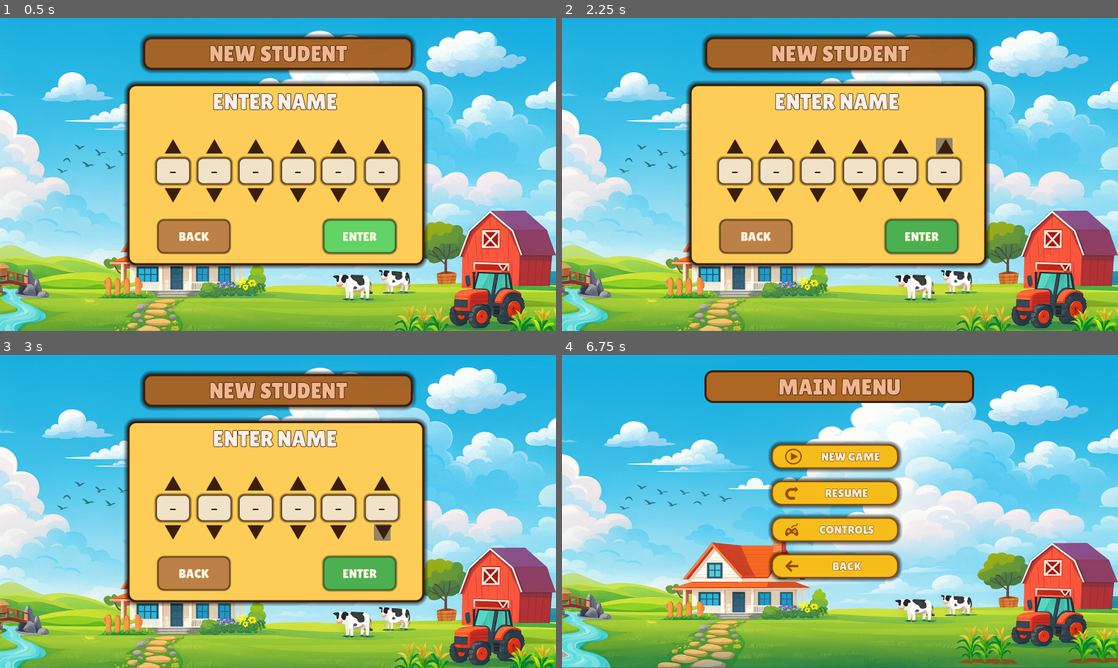
Above: before the commit, frames 1-4 (two rows, left to right).
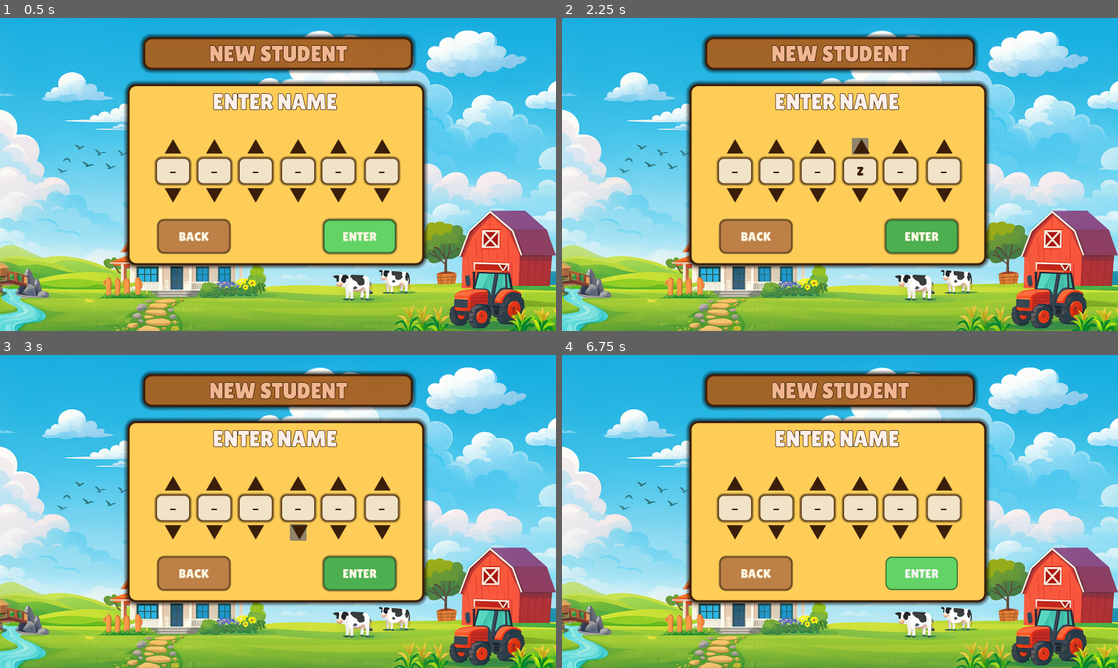
Above: after the commit, the same moments.

Repository: HumaidEbrahim/Arcademia
Game: Godot game, scene res://ui/menu/Login/new_student.tscn
Same seed, same stepped clock (60 frames per second), same inputs: the game is played once before the commit and once after it. This scene is started directly instead of the project's main scene.
Inputs (mouse positions are in pixels of both pictures, inside the frame that each line leads up to; where the layout moved, square brackets give the same spot in the first picture):
- Up to frame 1 (0.5 s): no input
- Up to frame 2 (2.25 s): click (817, 146) at 0.52 s; click (817, 196) at 1.27 s; click (862, 146) [945, 146] at 2 s
- Up to frame 3 (3 s): click (300, 533) [383, 533] at 2.75 s
- Up to frame 4 (6.75 s): click (901, 483) at 3.52 s; click (901, 533) at 4.27 s; click (945, 483) at 5.02 s; click (945, 533) at 5.77 s; click "ENTER" at 6.5 s

Frame 1 is identical in both runs. In frame 2, 0.3% of the frame differs, in the area x 52-71%, y 38-51%; in frame 3, 0.2%; in frame 4, 65%, in the area x 0-100%, y 3-100%.

Commit message:
Added the ability to cycle through characters in the player name section

Diff:
--- a/project.godot
+++ b/project.godot
@@ -12,7 +12,7 @@
 
 config/name="Arcademia (The good team)"
 run/main_scene="uid://v8jrmklnvuvr"
-config/features=PackedStringArray("4.4", "GL Compatibility")
+config/features=PackedStringArray("4.5", "GL Compatibility")
 config/icon="res://icon.svg"
 
 [autoload]
--- a/ui/menu/Login/new_student.gd
+++ b/ui/menu/Login/new_student.gd
@@ -7,13 +7,99 @@
 @onready var btn_back  : BaseButton = $Card/BtnBack
 @onready var btn_enter : BaseButton = $Card/BtnEnter
 
+# Player name selection
+@onready var label_one: Label = $Input/ScrollOne/LabelOne
+@onready var btn_up_one: Button = $Input/ScrollOne/ScrollUpOne
+@onready var btn_down_one: Button = $Input/ScrollOne/ScrollDownOne
+
+@onready var label_two: Label = $Input/ScrollTwo/LabelTwo
+@onready var btn_up_two: Button = $Input/ScrollTwo/ScrollUpTwo
+@onready var btn_down_two: Button = $Input/ScrollTwo/ScrollDownTwo
+
+@onready var label_three: Label = $Input/ScrollThree/LabelThree
+@onready var btn_up_three: Button = $Input/ScrollThree/ScrollUpThree
+@onready var btn_down_three: Button = $Input/ScrollThree/ScrollDownThree
+
+@onready var label_four: Label = $Input/ScrollFour/LabelFour
+@onready var btn_up_four: Button = $Input/ScrollFour/ScrollUpFour
+@onready var btn_down_four: Button = $Input/ScrollFour/ScrollDownFour
+
+@onready var label_five: Label = $Input/ScrollFive/LabelFive
+@onready var btn_up_five: Button = $Input/ScrollFive/ScrollUpFive
+@onready var btn_down_five: Button = $Input/ScrollFive/ScrollDownFive
+
+@onready var label_six: Label = $Input/ScrollSix/LabelSix
+@onready var btn_up_six: Button = $Input/ScrollSix/ScrollUpSix
+@onready var btn_down_six: Button = $Input/ScrollSix/ScrollDownSix
+
+
 func _ready() -> void:
 	btn_back.pressed.connect(_on_back_pressed)
 	btn_enter.pressed.connect(_on_enter_pressed)
 	btn_enter.grab_focus()  # optional: start focused for Enter/joystick A
 
+	btn_up_one.pressed.connect(func(): _cycle_char_up(label_one))
+	btn_down_one.pressed.connect(func(): _cycle_char_down(label_one))
+
+	btn_up_two.pressed.connect(func(): _cycle_char_up(label_two))
+	btn_down_two.pressed.connect(func(): _cycle_char_down(label_two))
+
+	btn_up_three.pressed.connect(func(): _cycle_char_up(label_three))
+	btn_down_three.pressed.connect(func(): _cycle_char_down(label_three))
+
+	btn_up_four.pressed.connect(func(): _cycle_char_up(label_four))
+	btn_down_four.pressed.connect(func(): _cycle_char_down(label_four))
+
+	btn_up_five.pressed.connect(func(): _cycle_char_up(label_five))
+	btn_down_five.pressed.connect(func(): _cycle_char_down(label_five))
+
+	btn_up_six.pressed.connect(func(): _cycle_char_up(label_six))
+	btn_down_six.pressed.connect(func(): _cycle_char_down(label_six))
+
 func _on_back_pressed() -> void:
 	get_tree().change_scene_to_file(STUDENT_SELECTION_PATH)
 
 func _on_enter_pressed() -> void:
+	var nameLabels = [label_one, label_two, label_three, label_four, label_five, label_six]
+	var charCount = 0
+	var newPlayerName = ""
+
+	for label in nameLabels:
+		if label.text != '-':
+			charCount += 1
+			newPlayerName += label.text
+
+	if charCount < 3:
+		#TODO Ask the user to select at least 3 characters.
+		return
+	else:
+		#TODO Write new player name to text file.
+		return
+
 	get_tree().change_scene_to_file(MAIN_MENU_PATH)
+
+# Player name selection
+var alphabet = ['-', 'A','B','C','D','E','F','G','H','I','J','K','L','M','N','O','P','Q','R','S','T','U','V','W','X','Y','Z']
+
+func _cycle_char_up(characterLabel: Label) -> void:
+	var currentChar = characterLabel.text
+	var currentPos = alphabet.find(currentChar)
+	var nextPos = 0
+
+	if currentPos == 0:
+		nextPos = alphabet.size() - 1
+	else:
+		nextPos = currentPos - 1
+
+	characterLabel.text = alphabet[nextPos]
+
+func _cycle_char_down(characterLabel: Label) -> void:
+	var currentChar = characterLabel.text
+	var currentPos = alphabet.find(currentChar)
+	var nextPos = 0
+
+	if currentPos == 26:
+		nextPos = 0
+	else:
+		nextPos = currentPos + 1
+	characterLabel.text = alphabet[nextPos]
--- a/ui/menu/Login/new_student.tscn
+++ b/ui/menu/Login/new_student.tscn
@@ -18,30 +18,6 @@
 corner_radius_bottom_right = 24
 corner_radius_bottom_left = 24
 shadow_size = 12
-
-[sub_resource type="StyleBoxFlat" id="StyleBoxFlat_pfkon"]
-bg_color = Color(0.807033, 0.567642, 0.349084, 1)
-border_width_left = 3
-border_width_top = 3
-border_width_right = 3
-border_width_bottom = 3
-border_color = Color(0.431373, 0.27451, 0.137255, 1)
-corner_radius_top_left = 18
-corner_radius_top_right = 18
-corner_radius_bottom_right = 18
-corner_radius_bottom_left = 18
-
-[sub_resource type="StyleBoxFlat" id="StyleBoxFlat_dekd3"]
-bg_color = Color(1, 0.968627, 0.890196, 1)
-border_width_left = 3
-border_width_top = 3
-border_width_right = 3
-border_width_bottom = 3
-border_color = Color(0.431373, 0.27451, 0.137255, 1)
-corner_radius_top_left = 18
-corner_radius_top_right = 18
-corner_radius_bottom_right = 18
-corner_radius_bottom_left = 18
 
 [sub_resource type="StyleBoxFlat" id="StyleBoxFlat_q3doq"]
 bg_color = Color(0.740949, 0.501192, 0.278082, 1)
@@ -57,25 +33,25 @@
 shadow_color = Color(0, 0, 0, 0.643137)
 shadow_size = 4
 
-[sub_resource type="StyleBoxFlat" id="StyleBoxFlat_ul3ko"]
-bg_color = Color(0.383203, 0.825988, 0.396028, 1)
+[sub_resource type="StyleBoxFlat" id="StyleBoxFlat_dekd3"]
+bg_color = Color(1, 0.968627, 0.890196, 1)
 border_width_left = 3
 border_width_top = 3
 border_width_right = 3
 border_width_bottom = 3
-border_color = Color(0.180392, 0.435294, 0.207843, 1)
+border_color = Color(0.431373, 0.27451, 0.137255, 1)
 corner_radius_top_left = 18
 corner_radius_top_right = 18
 corner_radius_bottom_right = 18
 corner_radius_bottom_left = 18
 
-[sub_resource type="StyleBoxFlat" id="StyleBoxFlat_a44yi"]
-bg_color = Color(0.227451, 0.580392, 0.25098, 1)
+[sub_resource type="StyleBoxFlat" id="StyleBoxFlat_pfkon"]
+bg_color = Color(0.807033, 0.567642, 0.349084, 1)
 border_width_left = 3
 border_width_top = 3
 border_width_right = 3
 border_width_bottom = 3
-border_color = Color(0.180392, 0.435294, 0.207843, 1)
+border_color = Color(0.431373, 0.27451, 0.137255, 1)
 corner_radius_top_left = 18
 corner_radius_top_right = 18
 corner_radius_bottom_right = 18
@@ -94,6 +70,30 @@
 corner_radius_bottom_left = 18
 shadow_size = 6
 
+[sub_resource type="StyleBoxFlat" id="StyleBoxFlat_a44yi"]
+bg_color = Color(0.227451, 0.580392, 0.25098, 1)
+border_width_left = 3
+border_width_top = 3
+border_width_right = 3
+border_width_bottom = 3
+border_color = Color(0.180392, 0.435294, 0.207843, 1)
+corner_radius_top_left = 18
+corner_radius_top_right = 18
+corner_radius_bottom_right = 18
+corner_radius_bottom_left = 18
+
+[sub_resource type="StyleBoxFlat" id="StyleBoxFlat_ul3ko"]
+bg_color = Color(0.383203, 0.825988, 0.396028, 1)
+border_width_left = 3
+border_width_top = 3
+border_width_right = 3
+border_width_bottom = 3
+border_color = Color(0.180392, 0.435294, 0.207843, 1)
+corner_radius_top_left = 18
+corner_radius_top_right = 18
+corner_radius_bottom_right = 18
+corner_radius_bottom_left = 18
+
 [sub_resource type="StyleBoxFlat" id="StyleBoxFlat_j4dr5"]
 bg_color = Color(0.682353, 0.4, 0.145098, 0.933333)
 border_width_left = 6
@@ -110,19 +110,19 @@
 [sub_resource type="StyleBoxFlat" id="StyleBoxFlat_gyf88"]
 bg_color = Color(0.6, 0.6, 0.6, 0)
 
+[sub_resource type="StyleBoxFlat" id="StyleBoxFlat_mw074"]
+bg_color = Color(0.6, 0.6, 0.6, 0)
+
+[sub_resource type="StyleBoxFlat" id="StyleBoxFlat_lv8re"]
+bg_color = Color(0.6, 0.6, 0.6, 0)
+
+[sub_resource type="StyleBoxFlat" id="StyleBoxFlat_3sfew"]
+bg_color = Color(0.6, 0.6, 0.6, 0)
+
 [sub_resource type="StyleBoxFlat" id="StyleBoxFlat_adqlv"]
 bg_color = Color(0.6, 0.6, 0.6, 0.454902)
 shadow_color = Color(0, 0, 0, 0)
 shadow_size = 3
-
-[sub_resource type="StyleBoxFlat" id="StyleBoxFlat_3sfew"]
-bg_color = Color(0.6, 0.6, 0.6, 0)
-
-[sub_resource type="StyleBoxFlat" id="StyleBoxFlat_lv8re"]
-bg_color = Color(0.6, 0.6, 0.6, 0)
-
-[sub_resource type="StyleBoxFlat" id="StyleBoxFlat_mw074"]
-bg_color = Color(0.6, 0.6, 0.6, 0)
 
 [sub_resource type="StyleBoxFlat" id="StyleBoxFlat_bxtja"]
 bg_color = Color(0.945098, 0.890196, 0.784314, 1)
@@ -205,10 +205,10 @@
 theme_override_colors/font_pressed_color = Color(0.290196, 0.227451, 0.164706, 1)
 theme_override_fonts/font = ExtResource("2_ydma7")
 theme_override_font_sizes/font_size = 36
+theme_override_styles/normal = SubResource("StyleBoxFlat_q3doq")
+theme_override_styles/pressed = SubResource("StyleBoxFlat_dekd3")
+theme_override_styles/hover = SubResource("StyleBoxFlat_pfkon")
 theme_override_styles/focus = SubResource("StyleBoxFlat_pfkon")
-theme_override_styles/hover = SubResource("StyleBoxFlat_pfkon")
-theme_override_styles/pressed = SubResource("StyleBoxFlat_dekd3")
-theme_override_styles/normal = SubResource("StyleBoxFlat_q3doq")
 text = "BACK"
 
 [node name="BtnEnter" type="Button" parent="Card"]
@@ -229,10 +229,10 @@
 theme_override_colors/font_pressed_color = Color(0.290196, 0.227451, 0.164706, 1)
 theme_override_fonts/font = ExtResource("2_ydma7")
 theme_override_font_sizes/font_size = 36
+theme_override_styles/normal = SubResource("StyleBoxFlat_hgobl")
+theme_override_styles/pressed = SubResource("StyleBoxFlat_a44yi")
+theme_override_styles/hover = SubResource("StyleBoxFlat_ul3ko")
 theme_override_styles/focus = SubResource("StyleBoxFlat_ul3ko")
-theme_override_styles/hover = SubResource("StyleBoxFlat_ul3ko")
-theme_override_styles/pressed = SubResource("StyleBoxFlat_a44yi")
-theme_override_styles/normal = SubResource("StyleBoxFlat_hgobl")
 text = "ENTER"
 
 [node name="HearderPanel" type="Panel" parent="."]
@@ -307,10 +307,10 @@
 offset_right = 24.0
 offset_bottom = 43.0
 grow_horizontal = 2
-theme_override_styles/focus = SubResource("StyleBoxFlat_adqlv")
+theme_override_styles/normal = SubResource("StyleBoxFlat_mw074")
+theme_override_styles/pressed = SubResource("StyleBoxFlat_lv8re")
 theme_override_styles/hover = SubResource("StyleBoxFlat_3sfew")
-theme_override_styles/pressed = SubResource("StyleBoxFlat_lv8re")
-theme_override_styles/normal = SubResource("StyleBoxFlat_mw074")
+theme_override_styles/focus = SubResource("StyleBoxFlat_adqlv")
 icon = ExtResource("3_jvv66")
 
 [node name="ScrollDownOne" type="Button" parent="Input/ScrollOne"]
@@ -326,9 +326,9 @@
 offset_bottom = 5.0
 grow_horizontal = 2
 grow_vertical = 0
-theme_override_styles/focus = SubResource("StyleBoxFlat_adqlv")
-theme_override_styles/pressed = SubResource("StyleBoxFlat_adqlv")
-theme_override_styles/normal = SubResource("StyleBoxFlat_mw074")
+theme_override_styles/normal = SubResource("StyleBoxFlat_mw074")
+theme_override_styles/pressed = SubResource("StyleBoxFlat_adqlv")
+theme_override_styles/focus = SubResource("StyleBoxFlat_adqlv")
 icon = ExtResource("4_i84gg")
 
 [node name="LabelOne" type="Label" parent="Input/ScrollOne"]
@@ -374,9 +374,9 @@
 offset_right = 16.0
 offset_bottom = 34.0
 grow_horizontal = 2
-theme_override_styles/focus = SubResource("StyleBoxFlat_adqlv")
-theme_override_styles/pressed = SubResource("StyleBoxFlat_adqlv")
-theme_override_styles/normal = SubResource("StyleBoxFlat_mw074")
+theme_override_styles/normal = SubResource("StyleBoxFlat_mw074")
+theme_override_styles/pressed = SubResource("StyleBoxFlat_adqlv")
+theme_override_styles/focus = SubResource("StyleBoxFlat_adqlv")
 icon = ExtResource("3_jvv66")
 
 [node name="ScrollDownTwo" type="Button" parent="Input/ScrollTwo"]
@@ -392,9 +392,9 @@
 offset_bottom = 5.0
 grow_horizontal = 2
 grow_vertical = 0
-theme_override_styles/focus = SubResource("StyleBoxFlat_adqlv")
-theme_override_styles/pressed = SubResource("StyleBoxFlat_adqlv")
-theme_override_styles/normal = SubResource("StyleBoxFlat_mw074")
+theme_override_styles/normal = SubResource("StyleBoxFlat_mw074")
+theme_override_styles/pressed = SubResource("StyleBoxFlat_adqlv")
+theme_override_styles/focus = SubResource("StyleBoxFlat_adqlv")
 icon = ExtResource("4_i84gg")
 
 [node name="LabelTwo" type="Label" parent="Input/ScrollTwo"]
@@ -440,9 +440,9 @@
 offset_right = 16.0
 offset_bottom = 34.0
 grow_horizontal = 2
-theme_override_styles/focus = SubResource("StyleBoxFlat_adqlv")
-theme_override_styles/pressed = SubResource("StyleBoxFlat_adqlv")
-theme_override_styles/normal = SubResource("StyleBoxFlat_mw074")
+theme_override_styles/normal = SubResource("StyleBoxFlat_mw074")
+theme_override_styles/pressed = SubResource("StyleBoxFlat_adqlv")
+theme_override_styles/focus = SubResource("StyleBoxFlat_adqlv")
 icon = ExtResource("3_jvv66")
 
 [node name="ScrollDownThree" type="Button" parent="Input/ScrollThree"]
@@ -458,9 +458,9 @@
 offset_bottom = 5.0
 grow_horizontal = 2
 grow_vertical = 0
-theme_override_styles/focus = SubResource("StyleBoxFlat_adqlv")
-theme_override_styles/pressed = SubResource("StyleBoxFlat_adqlv")
-theme_override_styles/normal = SubResource("StyleBoxFlat_mw074")
+theme_override_styles/normal = SubResource("StyleBoxFlat_mw074")
+theme_override_styles/pressed = SubResource("StyleBoxFlat_adqlv")
+theme_override_styles/focus = SubResource("StyleBoxFlat_adqlv")
 icon = ExtResource("4_i84gg")
 
 [node name="LabelThree" type="Label" parent="Input/ScrollThree"]
@@ -484,19 +484,19 @@
 horizontal_alignment = 1
 vertical_alignment = 1
 
-[node name="ScrollThree" type="Panel" parent="Input/ScrollThree"]
+[node name="ScrollFour" type="Panel" parent="Input"]
 layout_mode = 1
 anchors_preset = 4
 anchor_top = 0.5
 anchor_bottom = 0.5
-offset_left = 122.0
+offset_left = 363.0
 offset_top = -89.5
-offset_right = 236.0
+offset_right = 477.0
 offset_bottom = 89.5
 grow_vertical = 2
 theme_override_styles/panel = SubResource("StyleBoxFlat_gyf88")
 
-[node name="ScrollUpThree" type="Button" parent="Input/ScrollThree/ScrollThree"]
+[node name="ScrollUpFour" type="Button" parent="Input/ScrollFour"]
 layout_mode = 1
 anchors_preset = 5
 anchor_left = 0.5
@@ -506,12 +506,12 @@
 offset_right = 16.0
 offset_bottom = 34.0
 grow_horizontal = 2
-theme_override_styles/focus = SubResource("StyleBoxFlat_adqlv")
-theme_override_styles/pressed = SubResource("StyleBoxFlat_adqlv")
-theme_override_styles/normal = SubResource("StyleBoxFlat_mw074")
+theme_override_styles/normal = SubResource("StyleBoxFlat_mw074")
+theme_override_styles/pressed = SubResource("StyleBoxFlat_adqlv")
+theme_override_styles/focus = SubResource("StyleBoxFlat_adqlv")
 icon = ExtResource("3_jvv66")
 
-[node name="ScrollDownThree" type="Button" parent="Input/ScrollThree/ScrollThree"]
+[node name="ScrollDownFour" type="Button" parent="Input/ScrollFour"]
 layout_mode = 1
 anchors_preset = 7
 anchor_left = 0.5
@@ -524,12 +524,12 @@
 offset_bottom = 5.0
 grow_horizontal = 2
 grow_vertical = 0
-theme_override_styles/focus = SubResource("StyleBoxFlat_adqlv")
-theme_override_styles/pressed = SubResource("StyleBoxFlat_adqlv")
-theme_override_styles/normal = SubResource("StyleBoxFlat_mw074")
+theme_override_styles/normal = SubResource("StyleBoxFlat_mw074")
+theme_override_styles/pressed = SubResource("StyleBoxFlat_adqlv")
+theme_override_styles/focus = SubResource("StyleBoxFlat_adqlv")
 icon = ExtResource("4_i84gg")
 
-[node name="LabelThree" type="Label" parent="Input/ScrollThree/ScrollThree"]
+[node name="LabelFour" type="Label" parent="Input/ScrollFour"]
 layout_mode = 1
 anchors_preset = 8
 anchor_left = 0.5
@@ -550,19 +550,19 @@
 horizontal_alignment = 1
 vertical_alignment = 1
 
-[node name="ScrollThree" type="Panel" parent="Input/ScrollThree/ScrollThree"]
+[node name="ScrollFive" type="Panel" parent="Input"]
 layout_mode = 1
 anchors_preset = 4
 anchor_top = 0.5
 anchor_bottom = 0.5
-offset_left = 116.0
+offset_left = 479.0
 offset_top = -89.5
-offset_right = 230.0
+offset_right = 593.0
 offset_bottom = 89.5
 grow_vertical = 2
 theme_override_styles/panel = SubResource("StyleBoxFlat_gyf88")
 
-[node name="ScrollUpThree" type="Button" parent="Input/ScrollThree/ScrollThree/ScrollThree"]
+[node name="ScrollUpFive" type="Button" parent="Input/ScrollFive"]
 layout_mode = 1
 anchors_preset = 5
 anchor_left = 0.5
@@ -572,12 +572,12 @@
 offset_right = 16.0
 offset_bottom = 34.0
 grow_horizontal = 2
-theme_override_styles/focus = SubResource("StyleBoxFlat_adqlv")
-theme_override_styles/pressed = SubResource("StyleBoxFlat_adqlv")
-theme_override_styles/normal = SubResource("StyleBoxFlat_mw074")
+theme_override_styles/normal = SubResource("StyleBoxFlat_mw074")
+theme_override_styles/pressed = SubResource("StyleBoxFlat_adqlv")
+theme_override_styles/focus = SubResource("StyleBoxFlat_adqlv")
 icon = ExtResource("3_jvv66")
 
-[node name="ScrollDownThree" type="Button" parent="Input/ScrollThree/ScrollThree/ScrollThree"]
+[node name="ScrollDownFive" type="Button" parent="Input/ScrollFive"]
 layout_mode = 1
 anchors_preset = 7
 anchor_left = 0.5
@@ -590,12 +590,12 @@
 offset_bottom = 5.0
 grow_horizontal = 2
 grow_vertical = 0
-theme_override_styles/focus = SubResource("StyleBoxFlat_adqlv")
-theme_override_styles/pressed = SubResource("StyleBoxFlat_adqlv")
-theme_override_styles/normal = SubResource("StyleBoxFlat_mw074")
+theme_override_styles/normal = SubResource("StyleBoxFlat_mw074")
+theme_override_styles/pressed = SubResource("StyleBoxFlat_adqlv")
+theme_override_styles/focus = SubResource("StyleBoxFlat_adqlv")
 icon = ExtResource("4_i84gg")
 
-[node name="LabelThree" type="Label" parent="Input/ScrollThree/ScrollThree/ScrollThree"]
+[node name="LabelFive" type="Label" parent="Input/ScrollFive"]
 layout_mode = 1
 anchors_preset = 8
 anchor_left = 0.5
@@ -616,7 +616,7 @@
 horizontal_alignment = 1
 vertical_alignment = 1
 
-[node name="ScrollFour" type="Panel" parent="Input"]
+[node name="ScrollSix" type="Panel" parent="Input"]
 layout_mode = 1
 anchors_preset = 6
 anchor_left = 1.0
@@ -631,7 +631,7 @@
 grow_vertical = 2
 theme_override_styles/panel = SubResource("StyleBoxFlat_gyf88")
 
-[node name="ScrollUpFour" type="Button" parent="Input/ScrollFour"]
+[node name="ScrollUpSix" type="Button" parent="Input/ScrollSix"]
 layout_mode = 1
 anchors_preset = 5
 anchor_left = 0.5
@@ -641,12 +641,12 @@
 offset_right = 25.0
 offset_bottom = 43.0
 grow_horizontal = 2
-theme_override_styles/focus = SubResource("StyleBoxFlat_adqlv")
-theme_override_styles/pressed = SubResource("StyleBoxFlat_adqlv")
-theme_override_styles/normal = SubResource("StyleBoxFlat_mw074")
+theme_override_styles/normal = SubResource("StyleBoxFlat_mw074")
+theme_override_styles/pressed = SubResource("StyleBoxFlat_adqlv")
+theme_override_styles/focus = SubResource("StyleBoxFlat_adqlv")
 icon = ExtResource("3_jvv66")
 
-[node name="LabelFour" type="Label" parent="Input/ScrollFour"]
+[node name="LabelSix" type="Label" parent="Input/ScrollSix"]
 layout_mode = 1
 anchors_preset = 8
 anchor_left = 0.5
@@ -667,7 +667,7 @@
 horizontal_alignment = 1
 vertical_alignment = 1
 
-[node name="ScrollDownFour" type="Button" parent="Input/ScrollFour"]
+[node name="ScrollDownSix" type="Button" parent="Input/ScrollSix"]
 layout_mode = 1
 anchors_preset = 7
 anchor_left = 0.5
@@ -680,7 +680,7 @@
 offset_bottom = 5.0
 grow_horizontal = 2
 grow_vertical = 0
-theme_override_styles/focus = SubResource("StyleBoxFlat_adqlv")
-theme_override_styles/pressed = SubResource("StyleBoxFlat_adqlv")
-theme_override_styles/normal = SubResource("StyleBoxFlat_mw074")
+theme_override_styles/normal = SubResource("StyleBoxFlat_mw074")
+theme_override_styles/pressed = SubResource("StyleBoxFlat_adqlv")
+theme_override_styles/focus = SubResource("StyleBoxFlat_adqlv")
 icon = ExtResource("4_i84gg")
Not shown, changed: assets/IngeUI/Background2.0.png.import
Not shown, changed: assets/IngeUI/Farm Background.png.import
Not shown, changed: assets/IngeUI/LilitaOne-Regular.ttf.import
Not shown, changed: assets/IngeUI/Sky.png.import
Not shown, changed: assets/IngeUI/Student.png.import
Not shown, changed: assets/IngeUI/Teacher.png.import
Not shown, changed: assets/IngeUI/arrow-121-48.png.import
Not shown, changed: assets/IngeUI/arrowdown0.2.png.import
Not shown, changed: assets/IngeUI/arrowup.png.import
Not shown, changed: assets/IngeUI/joystick-48.png.import
Not shown, changed: assets/IngeUI/play-3-48.png.import
Not shown, changed: assets/IngeUI/plus-5-32.png.import
(and 19 more such lines)
